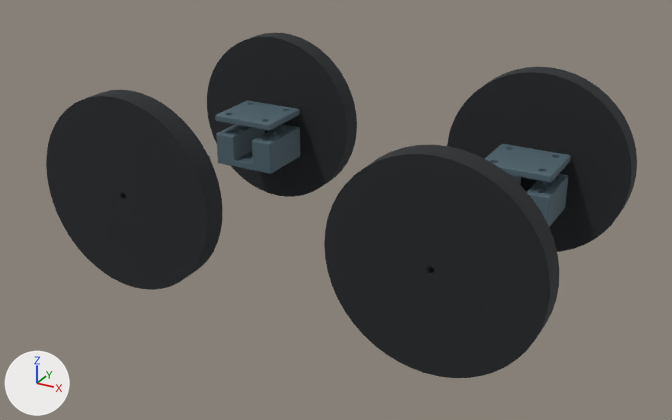
Renders of the glTF model apps/web/public/models/mk2/wheels.glb from each side of a commit.
One viewpoint serves both versions: a 50 mm camera at (1.69, -3.14, 1.81) aimed at (0.0, -0.06, 0.27). Lighting does not change. The marker at lower left points along +X, +Y and +Z. The first picture is the older version. Where no turn or scale is listed for an object, it has been applied to the vertices.

In view in the first picture: 'print_motor_cap__2', 'print_motor_cap__4', 'print_motor_saddle__2', 'print_motor_saddle__4', 'tire_mesh_front_left', 'tire_mesh_front_right', 'tire_mesh_rear_left', 'tire_mesh_rear_right'.
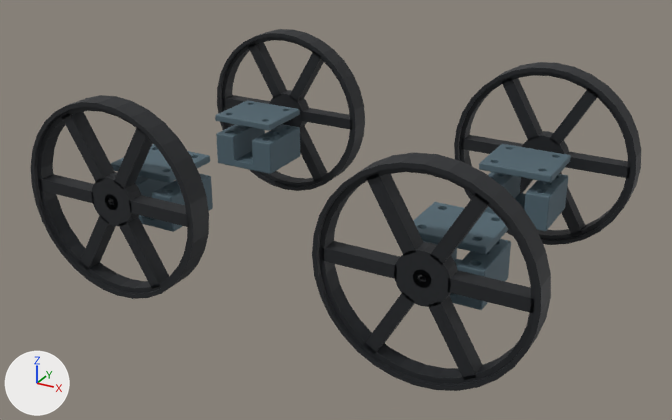
What differs and where, as boxes [x1, y1, x2, y2] in the pictures (672 x 420 px):
'tire_mesh_front_left', deleted (black)
    before: [324, 145, 559, 378]
'tire_mesh_rear_left', deleted (black)
    before: [46, 90, 222, 290]
'mesh_rubber_and_chip_20', added (black)
    after: [312, 152, 551, 391]
'mesh_rubber_and_chip_18', added (black)
    after: [31, 95, 209, 299]
'tire_mesh_front_right', deleted (black)
    before: [447, 67, 637, 252]
'tire_mesh_rear_right', deleted (black)
    before: [207, 32, 357, 197]
'mesh_rubber_and_chip_19', added (black)
    after: [454, 62, 641, 245]
'mesh_rubber_and_chip_17', added (black)
    after: [217, 29, 365, 191]
'print_motor_cap__1', unchanged, uncovered by the edit
    after: [413, 202, 508, 254]
'print_motor_saddle__1', unchanged, uncovered by the edit
    after: [423, 239, 511, 310]
'print_motor_saddle__3', unchanged, uncovered by the edit
    after: [135, 173, 213, 232]

The change, as a list of edits to the scene's bpy script:
```text
Add me_silicone_tyre_028:
    me_silicone_tyre_028.from_pydata(...)  # 421 vertices, 822 faces; spans x -0.4..0.4, y -0.068..0.068, z -0.4..0.4
    me_silicone_tyre_028.materials.append(mat_rubber_and_chip)  # black #1d1f23
Add me_silicone_tyre_024:
    me_silicone_tyre_024.from_pydata(...)  # 423 vertices, 822 faces; spans x -0.4..0.4, y -0.068..0.068, z -0.4..0.4
    me_silicone_tyre_024.materials.append(mat_rubber_and_chip)  # black #1d1f23
Remove ob_tire_mesh_front_left:
    ob_tire_mesh_front_left = bpy.data.objects.new('tire_mesh_front_left', me_cylinder)
    ob_tire_mesh_front_left.location = (0.65, -0.55, 0.4)
Remove ob_tire_mesh_front_right:
    ob_tire_mesh_front_right = bpy.data.objects.new('tire_mesh_front_right', me_cylinder_003)
    ob_tire_mesh_front_right.location = (0.65, 0.55, 0.4)
Remove ob_tire_mesh_rear_left:
    ob_tire_mesh_rear_left = bpy.data.objects.new('tire_mesh_rear_left', me_cylinder_005)
    ob_tire_mesh_rear_left.location = (-0.65, -0.55, 0.4)
Remove ob_tire_mesh_rear_right:
    ob_tire_mesh_rear_right = bpy.data.objects.new('tire_mesh_rear_right', me_cylinder_007)
    ob_tire_mesh_rear_right.location = (-0.65, 0.55, 0.4)
Add ob_mesh_rubber_and_chip_17:
    ob_mesh_rubber_and_chip_17 = bpy.data.objects.new('mesh_rubber_and_chip_17', me_silicone_tyre_028)
    ob_mesh_rubber_and_chip_17.location = (-0.65, 0.618, 0.4)
Add ob_mesh_rubber_and_chip_18:
    ob_mesh_rubber_and_chip_18 = bpy.data.objects.new('mesh_rubber_and_chip_18', me_silicone_tyre_024)
    ob_mesh_rubber_and_chip_18.location = (-0.65, -0.618, 0.4)
Add ob_mesh_rubber_and_chip_19:
    ob_mesh_rubber_and_chip_19 = bpy.data.objects.new('mesh_rubber_and_chip_19', me_silicone_tyre_028.copy())
    ob_mesh_rubber_and_chip_19.location = (0.65, 0.618, 0.4)
Add ob_mesh_rubber_and_chip_20:
    ob_mesh_rubber_and_chip_20 = bpy.data.objects.new('mesh_rubber_and_chip_20', me_silicone_tyre_024.copy())
    ob_mesh_rubber_and_chip_20.location = (0.65, -0.618, 0.4)
```
